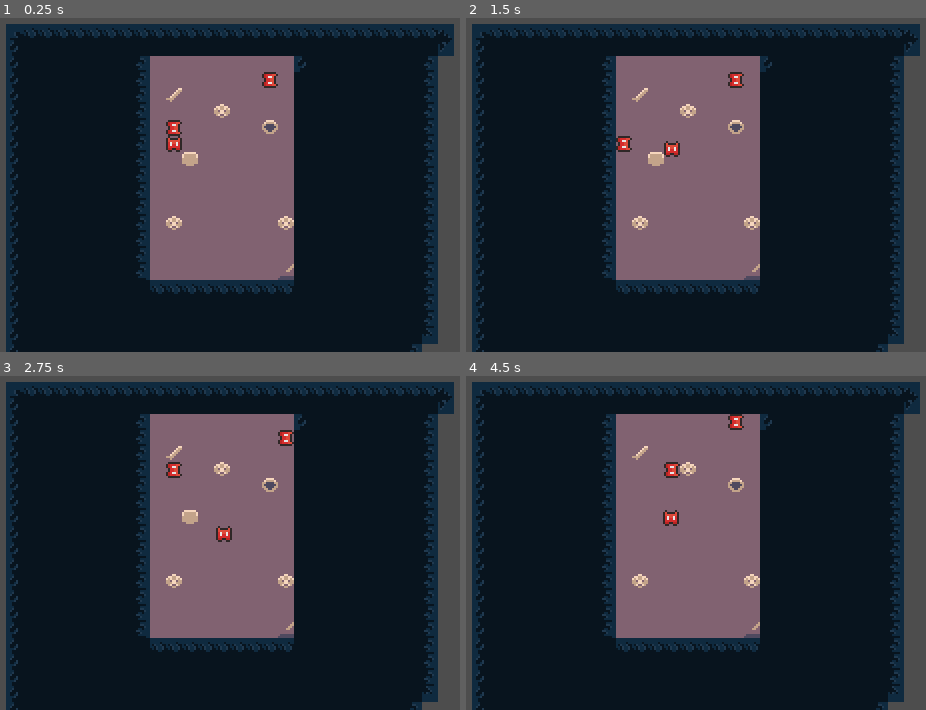
Above: before the commit, frames 1-4 (two rows, left to right).
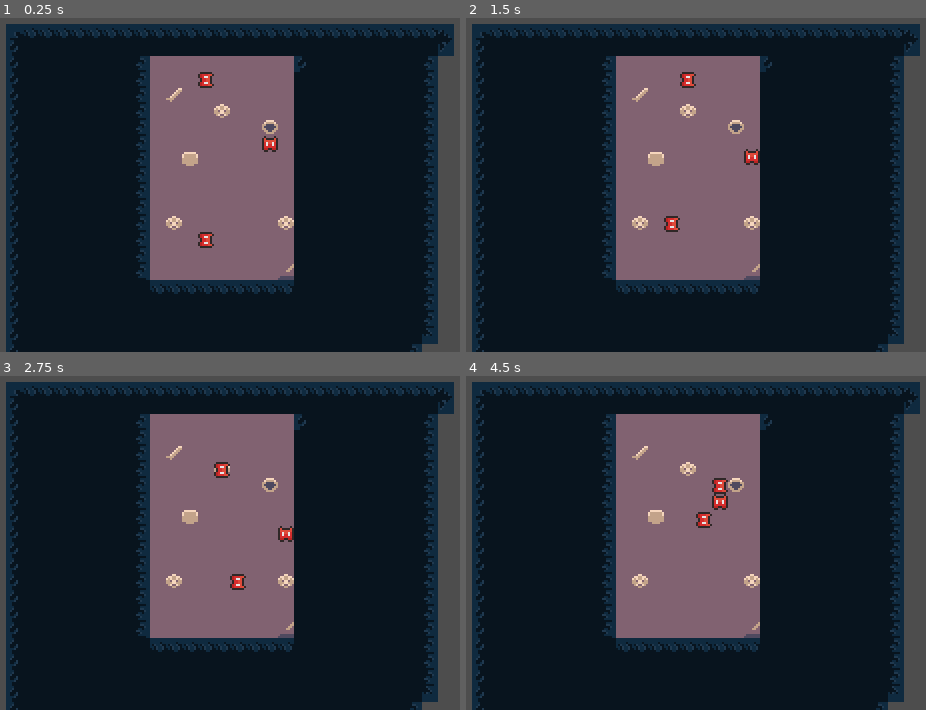
Above: after the commit, the same moments.

Repository: SandroMaglione/fukai
Game: Godot game, scene res://scenes/dungeon.tscn
Same seed, same stepped clock (60 frames per second), same inputs: the game is played once before the commit and once after it.
Inputs:
- Up to frame 1 (0.25 s): no input
- Up to frame 2 (1.5 s): tap Enter at 0.5 s; hold Right (move_right) 0.53-1.28 s; hold Down (move_down) from 1.28 s (still down)
- Up to frame 3 (2.75 s): release Down (move_down) at 2.03 s; hold Right (move_right) from 2.03 s (still down)
- Up to frame 4 (4.5 s): release Right (move_right) at 2.78 s; hold Up (move_up) 2.78-3.53 s; hold Left (move_left) from 3.53 s (still down)

The runs differ from the first frame. In frame 1, 0.8% of the frame differs, in the area x 36-61%, y 16-69%; in frame 2, 0.8%; in frame 3, 0.8%; in frame 4, 1.0%, in the area x 39-61%, y 11-46%.

Commit message:
A* grid enemy to follow player

Diff:
--- a/assets/dungeon_tileset.tres
+++ b/assets/dungeon_tileset.tres
@@ -7,11 +7,6 @@
 [ext_resource type="Resource" uid="uid://c7onha210w317" path="res://entities/instances/collect_item_2.tres" id="3_ufqfl"]
 [ext_resource type="Texture2D" uid="uid://cy76xsaj8yjun" path="res://assets/sprites/coin-sprite.png" id="6_ygk6f"]
 [ext_resource type="Texture2D" uid="uid://bucegg3no52h0" path="res://assets/sprites/stairs-sprite.png" id="7_6y765"]
-
-[sub_resource type="NavigationPolygon" id="NavigationPolygon_gb1lc"]
-vertices = PackedVector2Array(-4, -4, 4, -4, 4, 4, -4, 4)
-polygons = Array[PackedInt32Array]([PackedInt32Array(0, 1, 2, 3)])
-outlines = Array[PackedVector2Array]([PackedVector2Array(-4, -4, 4, -4, 4, 4, -4, 4)])
 
 [sub_resource type="TileSetAtlasSource" id="TileSetAtlasSource_616mf"]
 resource_name = "dungeon"
@@ -235,7 +230,6 @@
 0:3/0/physics_layer_2/angular_velocity = 0.0
 0:3/0/physics_layer_3/linear_velocity = Vector2(0, 0)
 0:3/0/physics_layer_3/angular_velocity = 0.0
-0:3/0/navigation_layer_0/polygon = SubResource("NavigationPolygon_gb1lc")
 
 [sub_resource type="TileSetAtlasSource" id="TileSetAtlasSource_akmeq"]
 resource_name = "resources"
@@ -314,7 +308,6 @@
 terrain_set_0/mode = 0
 terrain_set_0/terrain_0/name = "Terrain 0"
 terrain_set_0/terrain_0/color = Color(0.5, 0.34375, 0.25, 1)
-navigation_layer_0/layers = 1
 custom_data_layer_0/name = "collect_item_resource"
 custom_data_layer_0/type = 24
 sources/0 = SubResource("TileSetAtlasSource_616mf")
--- a/entities/chase_enemy_movement.gd
+++ b/entities/chase_enemy_movement.gd
@@ -1,13 +1,49 @@
 extends State
 class_name ChaseEnemyMovement
 
+@export var actor: Node2D
+
 @export var grid_movement: GridMovement
 
-# Called when the node enters the scene tree for the first time.
+var tilemap: TileMap
+var player: Node2D
+
+var astar_grid: AStarGrid2D
+
 func _ready():
-	pass # Replace with function body.
+	player = get_tree().get_nodes_in_group("player")[0]
+	tilemap = get_tree().get_nodes_in_group("tilemap")[0]
+
+	astar_grid = AStarGrid2D.new()
+	astar_grid.region = tilemap.get_used_rect()
+	astar_grid.cell_size = Vector2.ONE * Constants.TILE_SIZE
+	astar_grid.diagonal_mode = AStarGrid2D.DIAGONAL_MODE_NEVER
+	astar_grid.update()
+
+func Physics_update(_delta):
+	if TurnBasedMovement.is_enemy_turn() and not grid_movement.is_moving():
+		var direction = next_move_direction()
+		var collider = grid_movement.move(direction)
+
+		if collider == null:
+			grid_movement.execute_move(direction)
+
+func next_move_direction() -> Vector2:
+	var actor_coords = tilemap.local_to_map(actor.global_position)
+	var player_coords = tilemap.local_to_map(player.global_position)
+
+	var path_ids = astar_grid.get_id_path(actor_coords, player_coords)
+	var next_direction = next_direction_from_path(actor_coords, path_ids[1])
+
+	if path_ids.size() == 2:
+		print("Attack!", next_direction)
+		return Vector2.ZERO
+	else:
+		return next_direction
+
+func next_direction_from_path(start: Vector2i, end: Vector2i) -> Vector2:
+	return end - start
 
 
-# Called every frame. 'delta' is the elapsed time since the previous frame.
-func _process(delta):
-	pass
+func _on_grid_movement_movement_completed():
+	TurnBasedMovement.turn_completed(TurnBasedMovement.Turn.ENEMY)
--- a/entities/enemy.tscn
+++ b/entities/enemy.tscn
@@ -43,14 +43,16 @@
 
 [node name="EnemyMovement" type="Node" parent="." node_paths=PackedStringArray("current_state")]
 script = ExtResource("4_ir2dp")
-current_state = NodePath("RoamingEnemyMovement")
+current_state = NodePath("ChaseEnemyMovement")
 
 [node name="RoamingEnemyMovement" type="Node" parent="EnemyMovement" node_paths=PackedStringArray("grid_movement")]
 script = ExtResource("3_e2tlr")
 grid_movement = NodePath("../../GridMovement")
 
-[node name="ChaseEnemyMovement" type="Node" parent="EnemyMovement" node_paths=PackedStringArray("grid_movement")]
+[node name="ChaseEnemyMovement" type="Node" parent="EnemyMovement" node_paths=PackedStringArray("actor", "grid_movement")]
 script = ExtResource("4_fykiq")
+actor = NodePath("../..")
 grid_movement = NodePath("../../GridMovement")
 
 [connection signal="movement_completed" from="GridMovement" to="EnemyMovement/RoamingEnemyMovement" method="_on_grid_movement_movement_completed"]
+[connection signal="movement_completed" from="GridMovement" to="EnemyMovement/ChaseEnemyMovement" method="_on_grid_movement_movement_completed"]
--- a/entities/player.tscn
+++ b/entities/player.tscn
@@ -18,7 +18,7 @@
 [sub_resource type="RectangleShape2D" id="RectangleShape2D_dar3l"]
 size = Vector2(8, 8)
 
-[node name="Player" type="Node2D"]
+[node name="Player" type="Node2D" groups=["player"]]
 script = ExtResource("1_gc0gy")
 
 [node name="GridMovement" parent="." node_paths=PackedStringArray("actor") instance=ExtResource("3_c41b5")]
--- a/entities/roaming_enemy_movement.gd
+++ b/entities/roaming_enemy_movement.gd
@@ -25,6 +25,5 @@
 
 	return Vector2.ZERO
 
-
 func _on_grid_movement_movement_completed():
 	TurnBasedMovement.turn_completed(TurnBasedMovement.Turn.ENEMY)
--- a/scenes/dungeon.tscn
+++ b/scenes/dungeon.tscn
@@ -13,10 +13,10 @@
 layer_3/tile_data = PackedInt32Array(1114135, 4, 0)
 
 [node name="Enemy" parent="." instance=ExtResource("2_5lj7b")]
-position = Vector2(132, 68)
+position = Vector2(148, 44)
+
+[node name="Enemy2" parent="." instance=ExtResource("2_5lj7b")]
+position = Vector2(148, 124)
 
 [node name="Player" parent="." instance=ExtResource("1_xccqg")]
-position = Vector2(132, 76)
-
-[node name="Enemy2" parent="." instance=ExtResource("2_5lj7b")]
-position = Vector2(180, 44)
+position = Vector2(180, 76)
--- a/scenes/tile_map.tscn
+++ b/scenes/tile_map.tscn
@@ -3,7 +3,7 @@
 [ext_resource type="TileSet" uid="uid://bmv10ynprlwys" path="res://assets/dungeon_tileset.tres" id="1_xpecu"]
 [ext_resource type="Script" path="res://scenes/tile_map.gd" id="2_p4nnu"]
 
-[node name="TileMap" type="TileMap"]
+[node name="TileMap" type="TileMap" groups=["tilemap"]]
 tile_set = ExtResource("1_xpecu")
 cell_quadrant_size = 8
 format = 2
Not shown: 1 places in assets/dungeon_tileset.tres that only renumber resources
Not shown, changed: README.md
